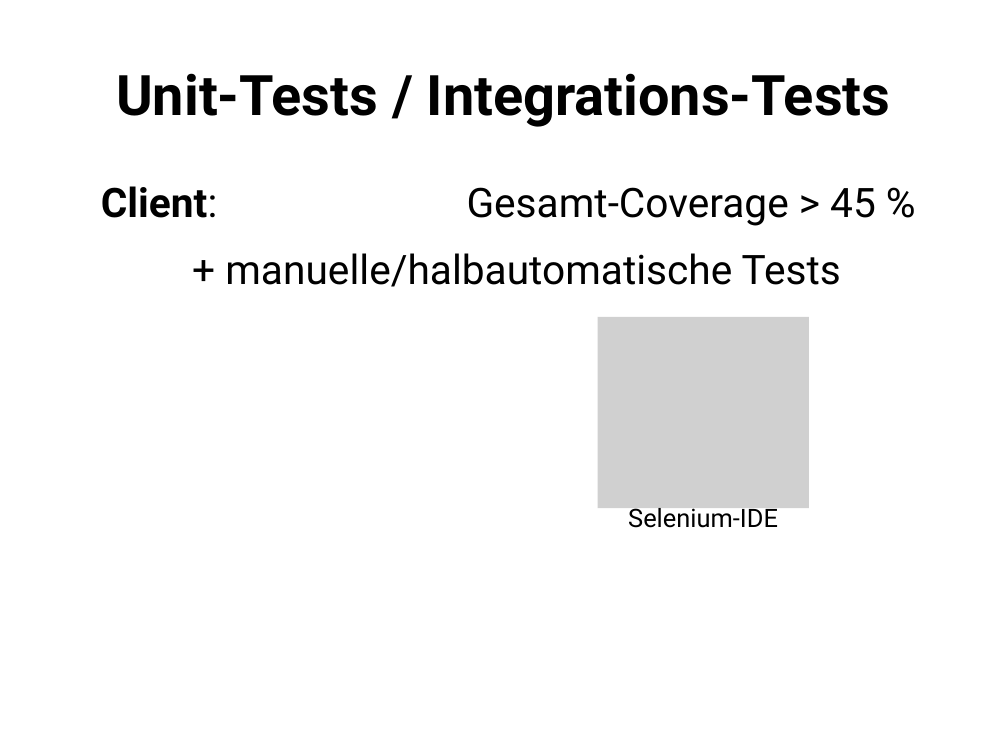
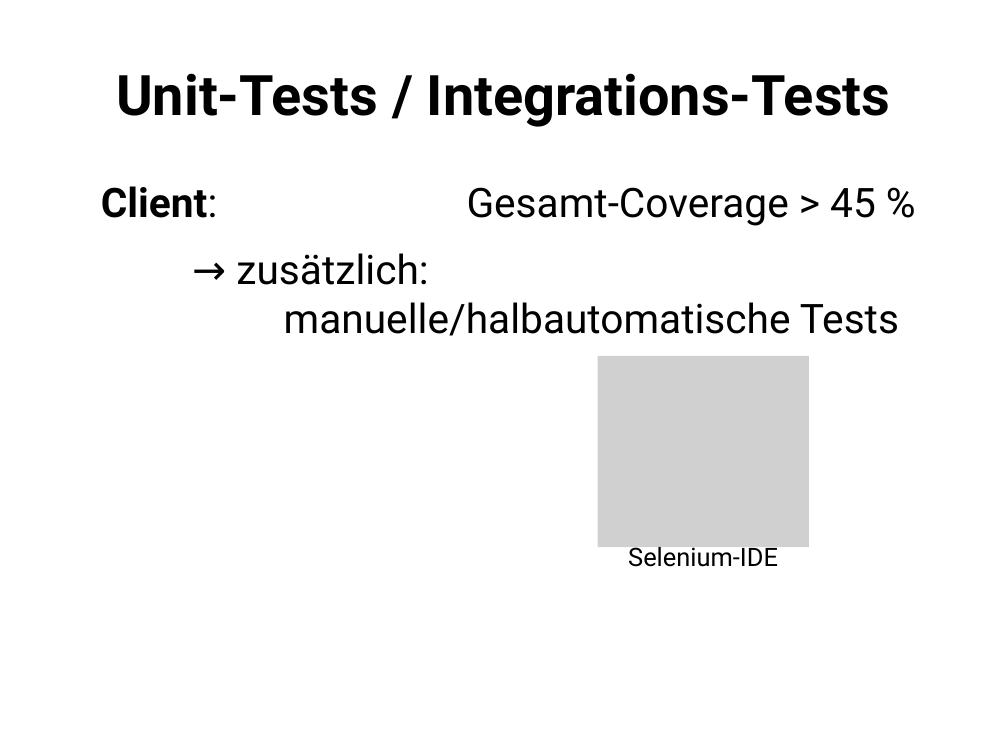
Before and after one commit to PSE-WS1617-IPD-Workflow/PSE_WS1617_IPD_Boehm_Studienplan, a slide deck: slide 5 of Qualitätssicherung/Präsentation/QS-Präsentation.odp (slide 3 before the commit). Drawn at 1008x756 pixels with LibreOffice and Linux fonts; fonts in the diff are those of the drawing; grey boxes stand for pictures. Boxes give left, top, right and bottom in pixels: in the first picture for what was removed or moved away, otherwise in the second. Text is boxed around its words. In the diff, an @@ line names an element or a change of style, - is before the commit and + after.

Commit message:
QA presentation: small fixes.

```diff
--- a/Qualitätssicherung/Präsentation/QS-Präsentation.odp
+++ b/Qualitätssicherung/Präsentation/QS-Präsentation.odp
@@ text at (x1=236, y1=253, x2=899, y2=336): text changed @@
-+ manuelle/halbautomatische Tests
+→ zusätzlich:
+manuelle/halbautomatische Tests
@@ picture "Selenium-IDE" moved from (x1=598, y1=316, x2=810, y2=508) to (x1=598, y1=356, x2=810, y2=547) @@
```
Also in this commit, not shown: 1 other slide changed, 2 slides added, 1 slide removed, 1 other file.
